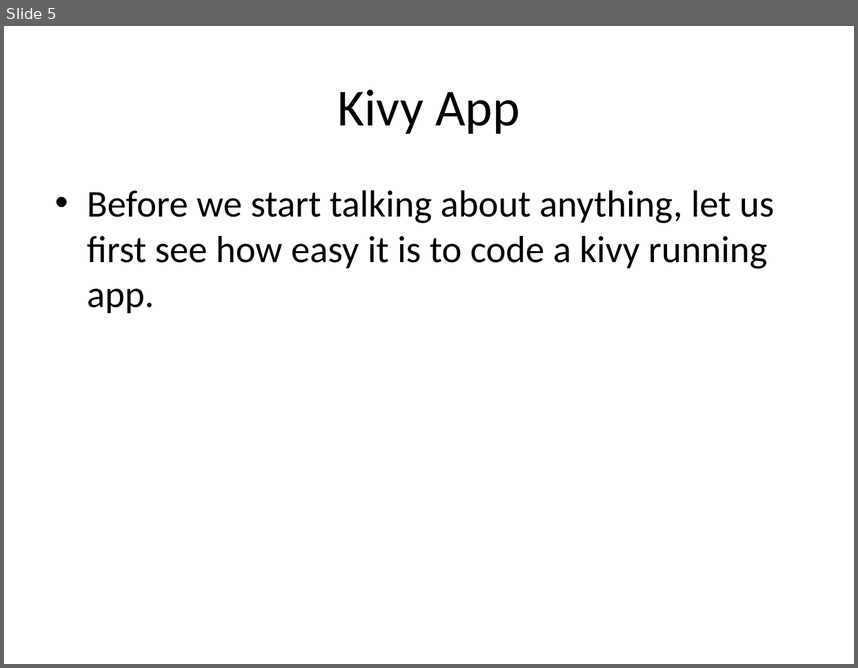
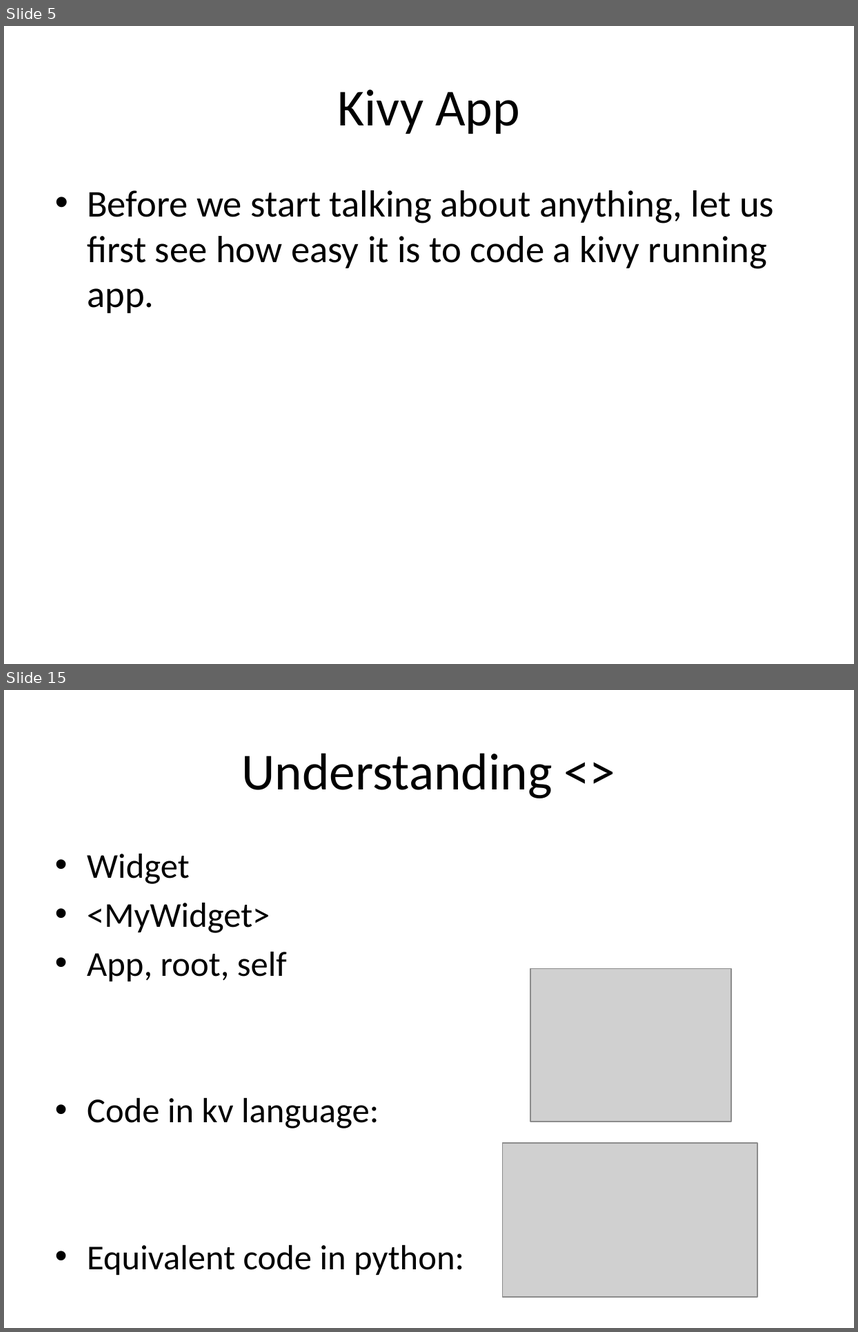
Before and after one commit to akash-tomar/pyconsk2017_kivy, a slide deck: talk.pptx. Shown one above the other, each under a label of ours: slide 5 before the commit, slides 5 and 15 after it; the slides between them are not shown. The pictures are 858x668 and 858x1332 pixels, drawn with LibreOffice and Linux fonts; fonts in the diff are those of the drawing; grey boxes stand for pictures. Boxes give left, top, right and bottom in pixels: in the first picture for what was removed or moved away, otherwise in the second. Text is boxed around its words. In the diff, an @@ line names an element or a change of style, - is before the commit and + after.

```diff
--- a/talk.pptx
+++ b/talk.pptx
@@ slide 15 added at [4,690,854,1328], background #FFFFFF @@
@@ title added at [242,753,553,798], 44 pt, text #000000 @@
+Understanding <>
@@ text added at [87,854,464,1274], 29.6 pt, text #000000 @@
+• Widget
+• <MyWidget>
+• App, root, self
+• Code in kv language:
+• Equivalent code in python:
@@ picture added at [530,969,731,1122] @@
@@ picture added at [503,1142,758,1296] @@
```
Also in this commit, not shown: 9 other slides added.
